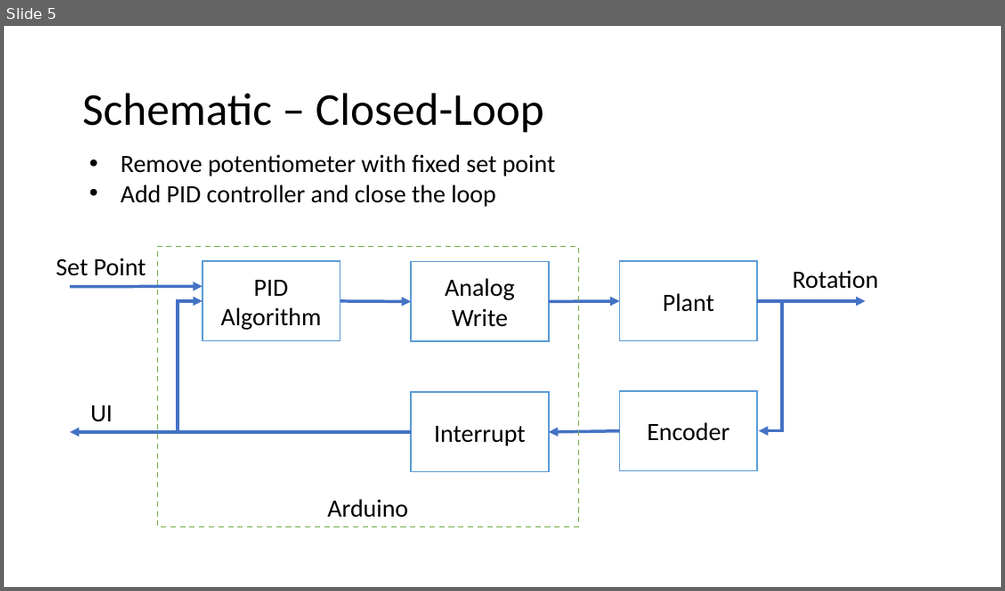
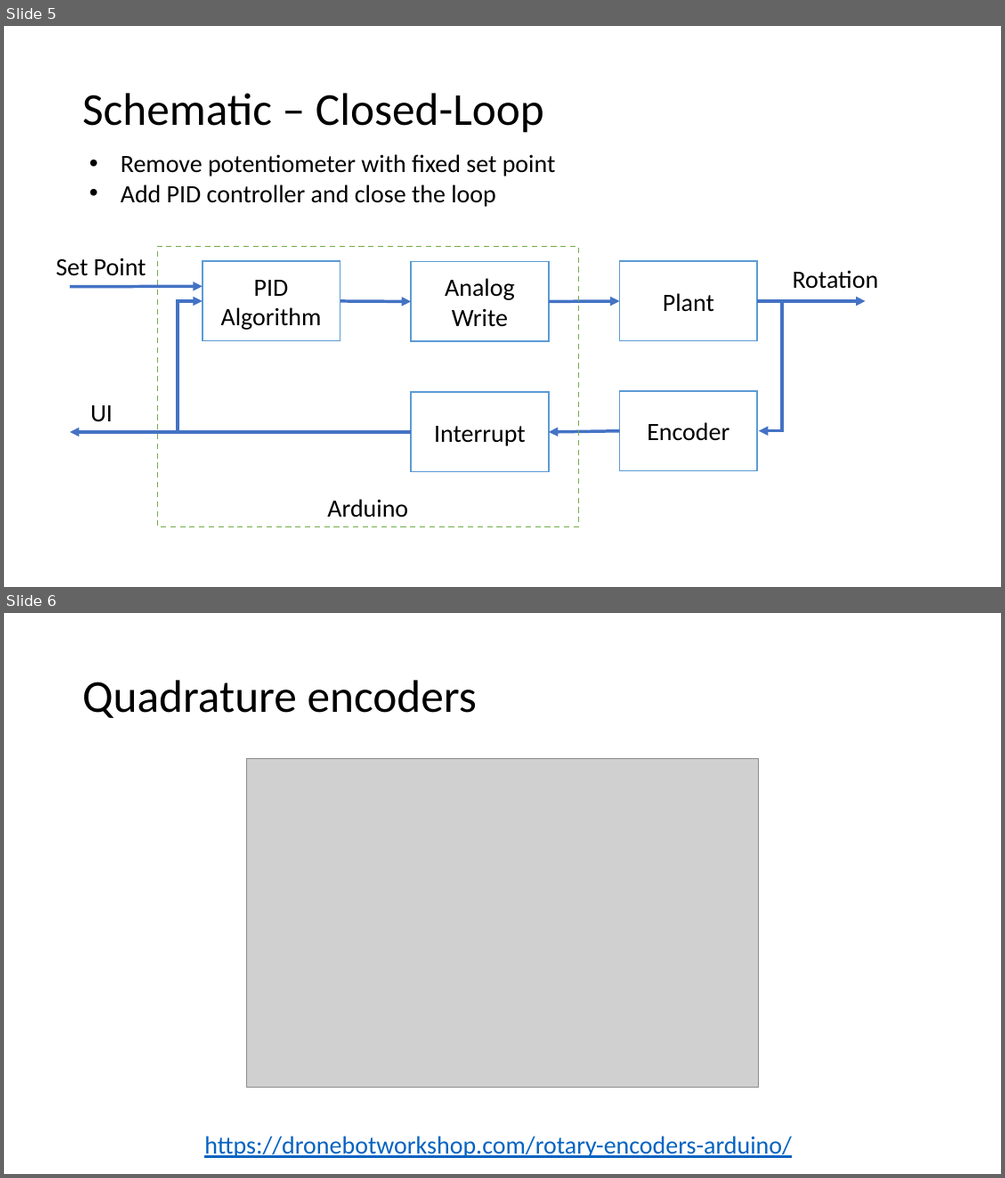
Before and after one commit to AnielShri/Simple-Arduino-PID, a slide deck: Overview.pptx. Shown one above the other, each under a label of ours: slide 5 before the commit, slides 5 and 6 after it. The pictures are 1005x591 and 1005x1178 pixels, drawn with LibreOffice and Linux fonts; fonts in the diff are those of the drawing; grey boxes stand for pictures. Boxes give left, top, right and bottom in pixels: in the first picture for what was removed or moved away, otherwise in the second. Text is boxed around its words. In the diff, an @@ line names an element or a change of style, - is before the commit and + after.

```diff
--- a/Overview.pptx
+++ b/Overview.pptx
@@ slide 6 added at (4,613,1001,1174), background #FFFFFF @@
@@ title added at (82,680,477,718), 33 pt, text #000000 @@
+Quadrature encoders
@@ picture added at (247,759,759,1087) @@
@@ text added at (204,1135,792,1158), 18 pt, text #0563C1, underline @@
+https://dronebotworkshop.com/rotary-encoders-arduino/
```
Also in this commit, not shown: 1 slide changed, 1 other slide added, 2 other files.
